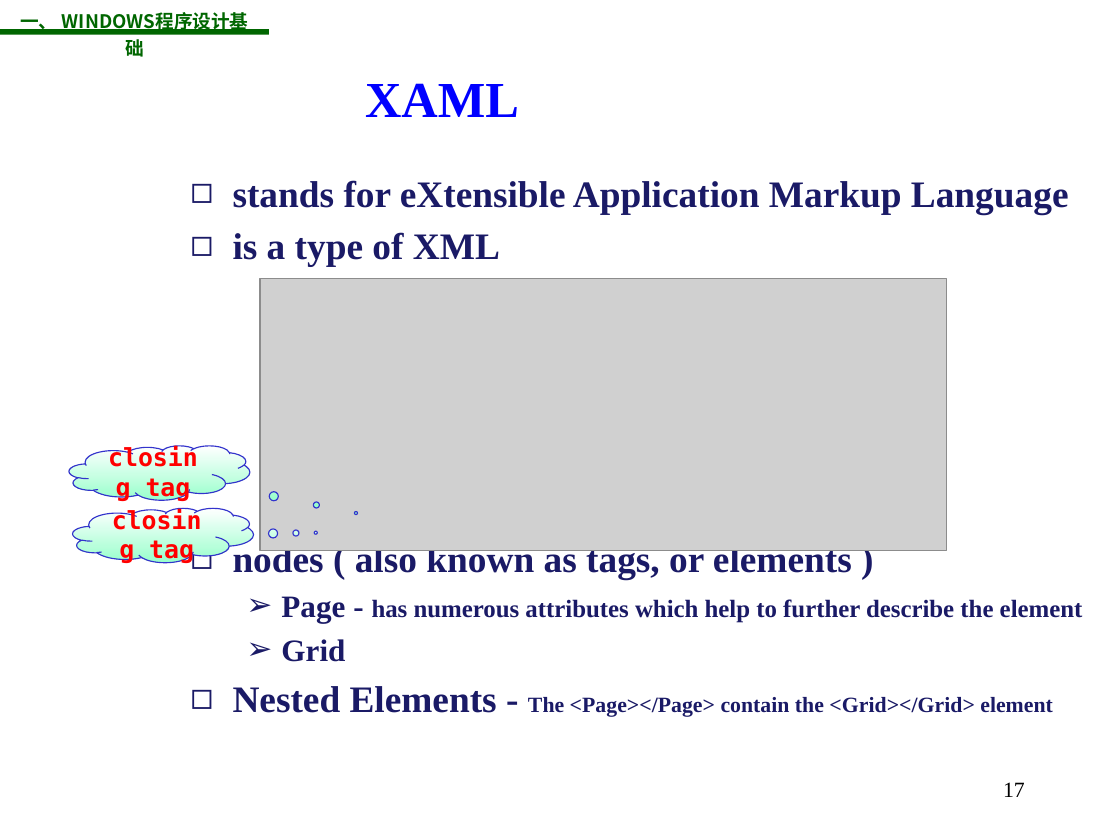
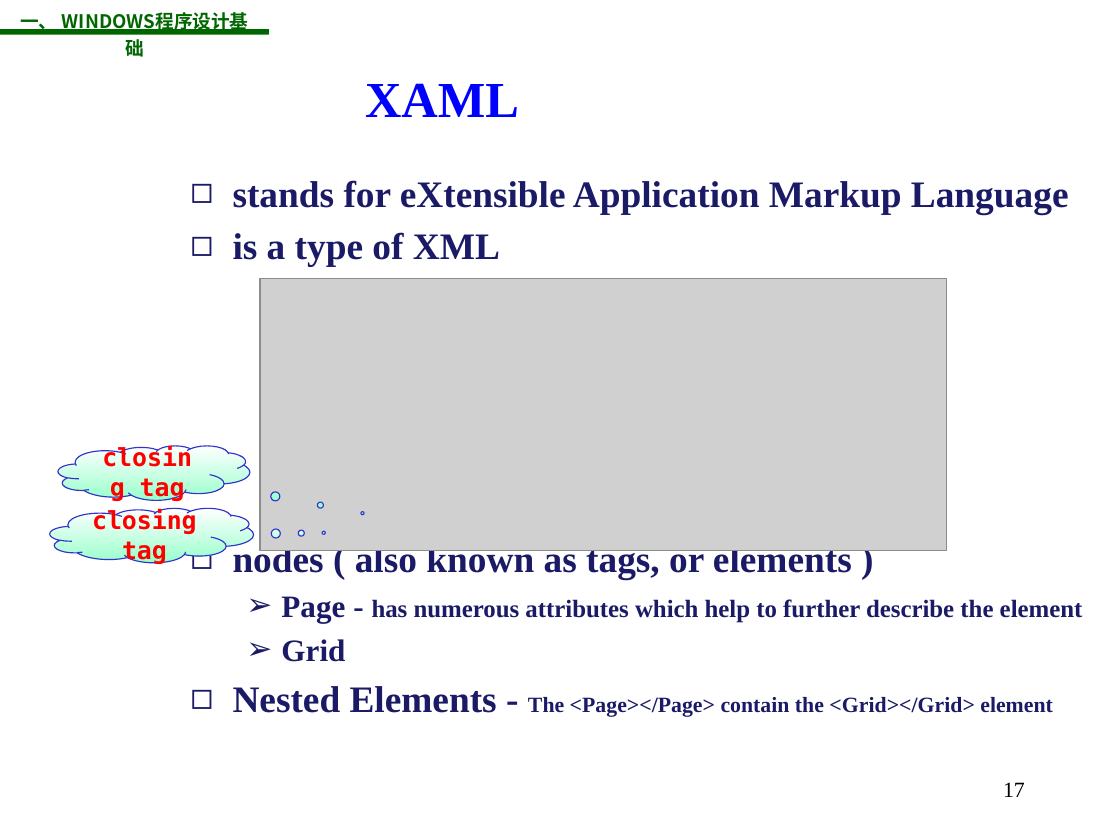
Before and after one commit to jichenghu/ppt_programmingWindows, a slide deck: slide 17 of programmingWindows_1.pptx. Drawn at 1120x840 pixels with LibreOffice and Linux fonts; fonts in the diff are those of the drawing; grey boxes stand for pictures; background and template pictures are left out. Boxes give left, top, right and bottom in pixels: in the first picture for what was removed or moved away, otherwise in the second. Text is boxed around its words. In the diff, an @@ line names an element or a change of style, - is before the commit and + after.

```diff
--- a/programmingWindows_1.pptx
+++ b/programmingWindows_1.pptx
@@ thought cloud "closing tag": place and size @@
-thought cloud "closing tag" at box(69, 446, 250, 501)
+thought cloud "closing tag" at box(58, 446, 250, 501)
@@ thought cloud "closing tag": place and size @@
-thought cloud "closing tag" at box(73, 508, 253, 563)
+thought cloud "closing tag" at box(50, 508, 254, 563)
```
Also in this commit, not shown: 3 other slides changed.
